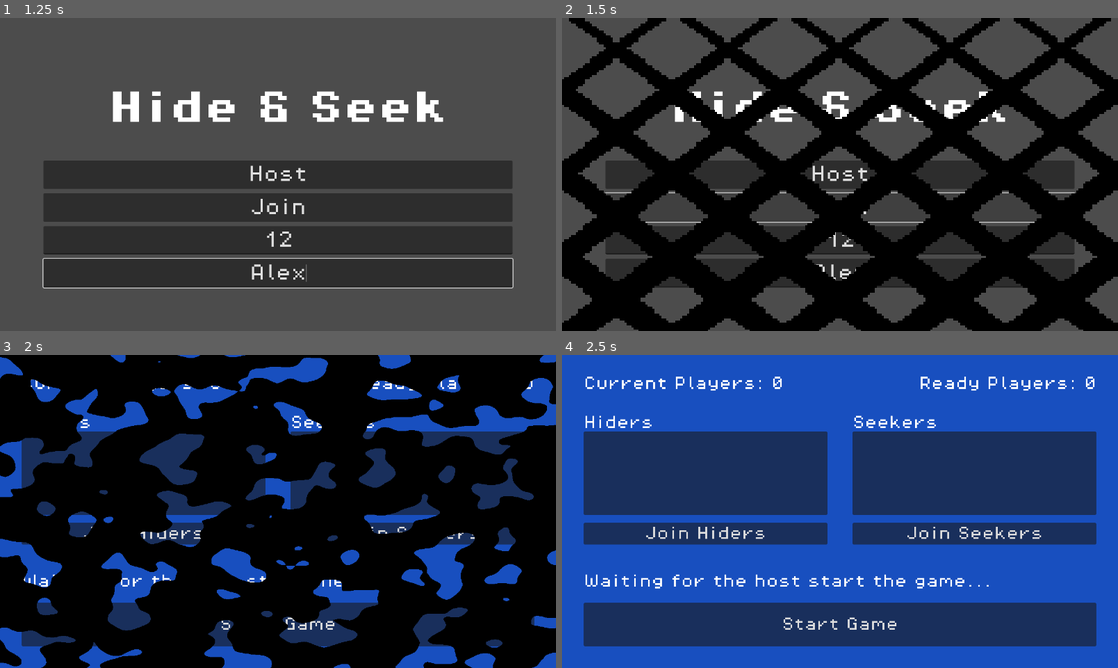
Above: before the commit, frames 1-4 (two rows, left to right).
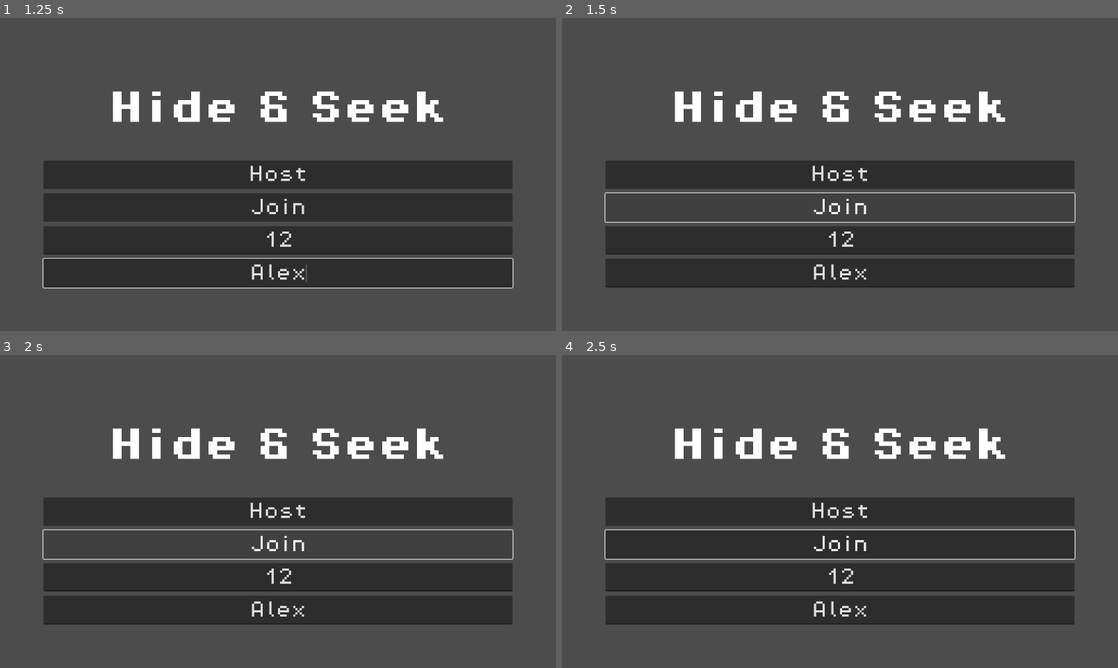
Above: after the commit, the same moments.

Repository: Kewei-cpu/Godot-2D-Platformer
Game: Godot game, scene res://scenes/game/main_menu.tscn
Two runs of this game, one before a commit and one after it. Both use one fixed random seed, a clock stepped at 60 frames per second and the inputs below.
Inputs (mouse positions are in pixels of both pictures, inside the frame that each line leads up to):
- Up to frame 1 (1.25 s): click (278, 240) at 0.52 s; type "12" at 0.6 s; click (278, 274) at 0.75 s; type "Alex" at 0.83 s
- Up to frame 2 (1.5 s): click "Join" at 1.25 s
- Up to frame 3 (2 s): no input
- Up to frame 4 (2.5 s): click (840, 624) at 2 s, where only the run before the commit has a clickable "Start Game"

Frame 1 is identical in both runs. In frame 2, 52% of the frame differs, in the area x 0-100%, y 0-100%; in frame 3, 100%; in frame 4, 100%.

Commit message:
ip_not_null

Diff:
--- a/scripts/game/main_menu.gd
+++ b/scripts/game/main_menu.gd
@@ -12,6 +12,8 @@
 	Fade.fade_in(0.5, Color.BLACK, "Noise")
 
 func _on_join_pressed() -> void:
+	if ip.text == null or !ip.text.contains("."):
+		return
 	MultiplayerHandler.join_game(ip.text)
 	await Fade.fade_out(0.5, Color.BLACK, "Diamond").finished
 	get_tree().change_scene_to_file("res://scenes/game/lobby.tscn")
